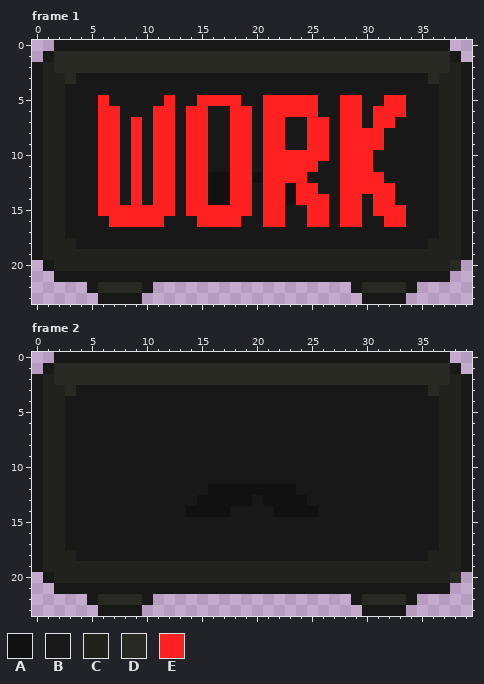
Pixel-art file -- assets/sprites/cutscenes/alarm/clock.aseprite. This is how it looked before the edit.
40x24 pixels, 2 frames. Colours within 5 levels of each other are drawn and written as one. Shown: frame 1, frame 2.
Visible layers, top first: "WorkText", "Frame".
Palette (. is transparent): A #111111  B #181818  C #21211e  D #292923  E #ff2121
Pixels before, frame 1, first column x 0:
 0 ..BBBBBBBBBBBBBBBBBBBBBBBBBBBBBBBBBBBB..
 1 .BDDDDDDDDDDDDDDDDDDDDDDDDDDDDDDDDDDDDB.
 2 BCDDDDDDDDDDDDDDDDDDDDDDDDDDDDDDDDDDDDCB
 3 BCCDBBBBBBBBBBBBBBBBBBBBBBBBBBBBBBBBDCCB
 4 BCCBBBBBBBBBBBBBBBBBBBBBBBBBBBBBBBBBBCCB
 5 BCCBBBEBBBBBEBBEEEEBBEEEEEBBEEBBEEBBBCCB
 6 BCCBBBEEBBBEEBEEBBEEBEEEEEBBEEBEEEBBBCCB
 7 BCCBBBEEBEBEEBEEBBEEBEEBBEEBEEBEEBBBBCCB
 8 BCCBBBEEBEBEEBEEBBEEBEEBBEEBEEEEBBBBBCCB
 9 BCCBBBEEBEBEEBEEBBEEBEEBBEEBEEEEBBBBBCCB
10 BCCBBBEEBEBEEBEEBBEEBEEEEEEBEEEBBBBBBCCB
11 BCCBBBEEBEBEEBEEBBEEBEEEEEBBEEEBBBBBBCCB
12 BCCBBBEEBEBEEBEEAAEEAEEEEBBBEEEEBBBBBCCB
13 BCCBBBEEBEBEEBEEAAEEBEEAEEBBEEEEEBBBBCCB
14 BCCBBBEEBEBEEBEEAAEEBEEAEEEBEEBEEBBBBCCB
15 BCCBBBEEEEEEEBEEEEEEBEEBBEEBEEBEEEBBBCCB
16 BCCBBBBEEEEEBBBEEEEBBEEBBEEBEEBBEEBBBCCB
17 BCCBBBBBBBBBBBBBBBBBBBBBBBBBBBBBBBBBBCCB
18 BCCCBBBBBBBBBBBBBBBBBBBBBBBBBBBBBBBBCCCB
19 BCCCCCCCCCCCCCCCCCCCCCCCCCCCCCCCCCCCCCCB
20 .BCCCCCCCCCCCCCCCCCCCCCCCCCCCCCCCCCCCCD.
21 ..BBBBBBBBBBBBBBBBBBBBBBBBBBBBBBBBBBBB..
22 .....BDDDDB..................BDDDDB.....
23 ......BBBB....................BBBB......
Pixels before, frame 2, first column x 0:
 0 ..BBBBBBBBBBBBBBBBBBBBBBBBBBBBBBBBBBBB..
 1 .BDDDDDDDDDDDDDDDDDDDDDDDDDDDDDDDDDDDDB.
 2 BCDDDDDDDDDDDDDDDDDDDDDDDDDDDDDDDDDDDDCB
 3 BCCDBBBBBBBBBBBBBBBBBBBBBBBBBBBBBBBBDCCB
 4 BCCBBBBBBBBBBBBBBBBBBBBBBBBBBBBBBBBBBCCB
 5 BCCBBBBBBBBBBBBBBBBBBBBBBBBBBBBBBBBBBCCB
 6 BCCBBBBBBBBBBBBBBBBBBBBBBBBBBBBBBBBBBCCB
 7 BCCBBBBBBBBBBBBBBBBBBBBBBBBBBBBBBBBBBCCB
 8 BCCBBBBBBBBBBBBBBBBBBBBBBBBBBBBBBBBBBCCB
 9 BCCBBBBBBBBBBBBBBBBBBBBBBBBBBBBBBBBBBCCB
10 BCCBBBBBBBBBBBBBBBBBBBBBBBBBBBBBBBBBBCCB
11 BCCBBBBBBBBBBBBBBBBBBBBBBBBBBBBBBBBBBCCB
12 BCCBBBBBBBBBBBBBAAAAAAAABBBBBBBBBBBBBCCB
13 BCCBBBBBBBBBBBBAAAAABAAAABBBBBBBBBBBBCCB
14 BCCBBBBBBBBBBBAAAABBBBAAAABBBBBBBBBBBCCB
15 BCCBBBBBBBBBBBBBBBBBBBBBBBBBBBBBBBBBBCCB
16 BCCBBBBBBBBBBBBBBBBBBBBBBBBBBBBBBBBBBCCB
17 BCCBBBBBBBBBBBBBBBBBBBBBBBBBBBBBBBBBBCCB
18 BCCCBBBBBBBBBBBBBBBBBBBBBBBBBBBBBBBBCCCB
19 BCCCCCCCCCCCCCCCCCCCCCCCCCCCCCCCCCCCCCCB
20 .BCCCCCCCCCCCCCCCCCCCCCCCCCCCCCCCCCCCCD.
21 ..BBBBBBBBBBBBBBBBBBBBBBBBBBBBBBBBBBBB..
22 .....BDDDDB..................BDDDDB.....
23 ......BBBB....................BBBB......
The same view after the edit:
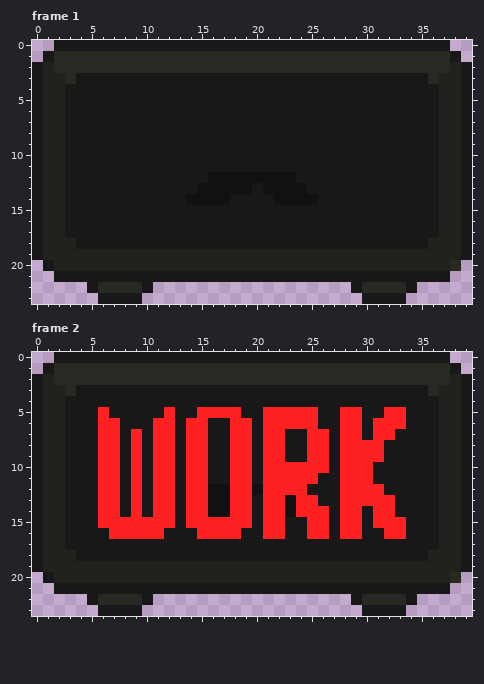
The exact change:
Frame 1, layer "WorkText":
The author changed colour E to colour A in row 12 at x 18 to 19 and 21 to 23; in row 13 at x 15, 18 to 19, 21 to 22 and 24; in row 14 at x 14 to 15, 22 and 24 to 25.
The author changed colour E to colour B in row 5 at x 6, 12, 15 to 18, 21 to 25, 28 to 29 and 32 to 33; in row 6 at x 6 to 7, 11 to 12, 14 to 15, 18 to 19, 21 to 25, 28 to 29 and 31 to 33; in row 7 at x 6 to 7, 9, 11 to 12, 14 to 15, 18 to 19, 21 to 22, 25 to 26, 28 to 29 and 31 to 32; in rows 8 to 9 at x 6 to 7, 9, 11 to 12, 14 to 15, 18 to 19, 21 to 22, 25 to 26 and 28 to 31; in row 10 at x 6 to 7, 9, 11 to 12, 14 to 15, 18 to 19, 21 to 26 and 28 to 30; in row 11 at x 6 to 7, 9, 11 to 12, 14 to 15, 18 to 19, 21 to 25 and 28 to 30.
The author changed colour E to colour B in row 12 at x 6 to 7, 9, 11 to 12, 14 to 15, 24 and 28 to 31; in row 13 at x 6 to 7, 9, 11 to 12, 14, 25 and 28 to 32; in row 14 at x 6 to 7, 9, 11 to 12, 18 to 19, 21, 26, 28 to 29 and 31 to 32; in row 15 at x 6 to 12, 14 to 19, 21 to 22, 25 to 26, 28 to 29 and 31 to 33; in row 16 at x 7 to 11, 15 to 18, 21 to 22, 25 to 26, 28 to 29 and 32 to 33.
Frame 2, layer "WorkText":
The author changed colour A to colour E in row 12 at x 18 to 19 and 21 to 23; in row 13 at x 15, 18 to 19, 21 to 22 and 24; in row 14 at x 14 to 15, 22 and 24 to 25.
The author changed colour B to colour E in row 5 at x 6, 12, 15 to 18, 21 to 25, 28 to 29 and 32 to 33; in row 6 at x 6 to 7, 11 to 12, 14 to 15, 18 to 19, 21 to 25, 28 to 29 and 31 to 33; in row 7 at x 6 to 7, 9, 11 to 12, 14 to 15, 18 to 19, 21 to 22, 25 to 26, 28 to 29 and 31 to 32; in rows 8 to 9 at x 6 to 7, 9, 11 to 12, 14 to 15, 18 to 19, 21 to 22, 25 to 26 and 28 to 31; in row 10 at x 6 to 7, 9, 11 to 12, 14 to 15, 18 to 19, 21 to 26 and 28 to 30; in row 11 at x 6 to 7, 9, 11 to 12, 14 to 15, 18 to 19, 21 to 25 and 28 to 30.
The author changed colour B to colour E in row 12 at x 6 to 7, 9, 11 to 12, 14 to 15, 24 and 28 to 31; in row 13 at x 6 to 7, 9, 11 to 12, 14, 25 and 28 to 32; in row 14 at x 6 to 7, 9, 11 to 12, 18 to 19, 21, 26, 28 to 29 and 31 to 32; in row 15 at x 6 to 12, 14 to 19, 21 to 22, 25 to 26, 28 to 29 and 31 to 33; in row 16 at x 7 to 11, 15 to 18, 21 to 22, 25 to 26, 28 to 29 and 32 to 33.
Changed places in both pictures, as pixel boxes (x1, y1, x2, y2):
changed: (98, 95, 406, 227)
changed: (98, 407, 406, 539)
